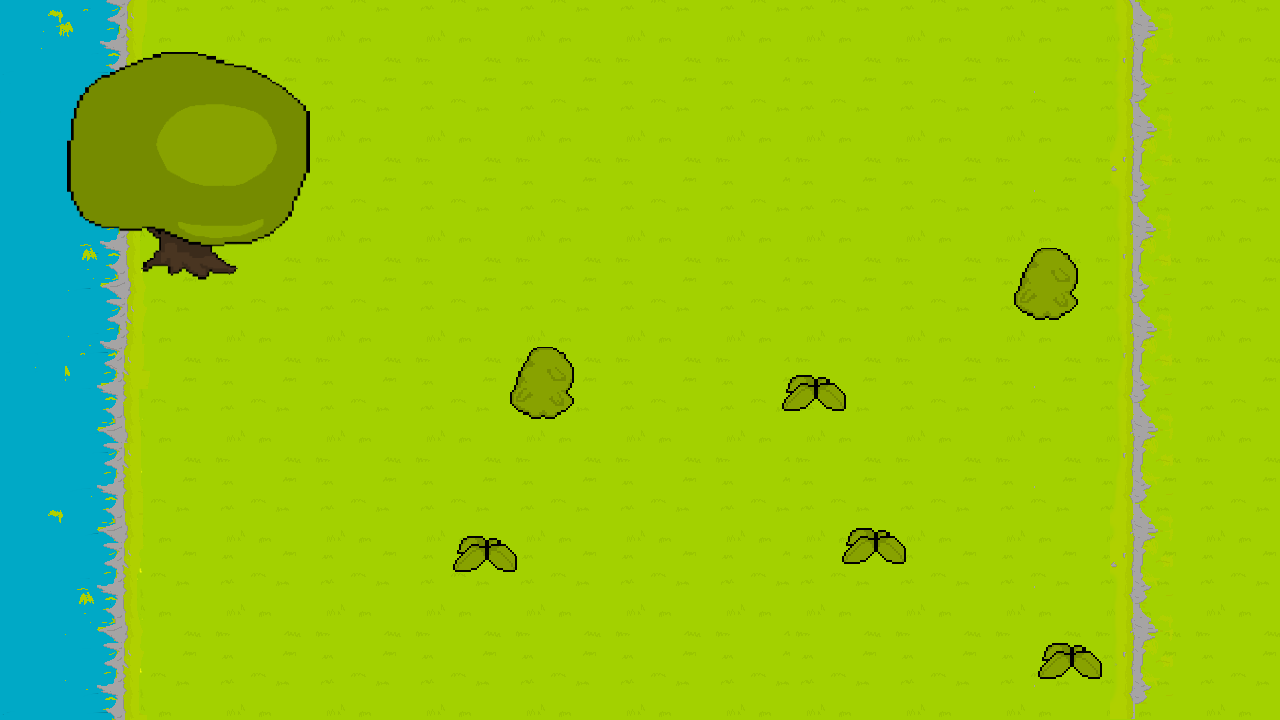
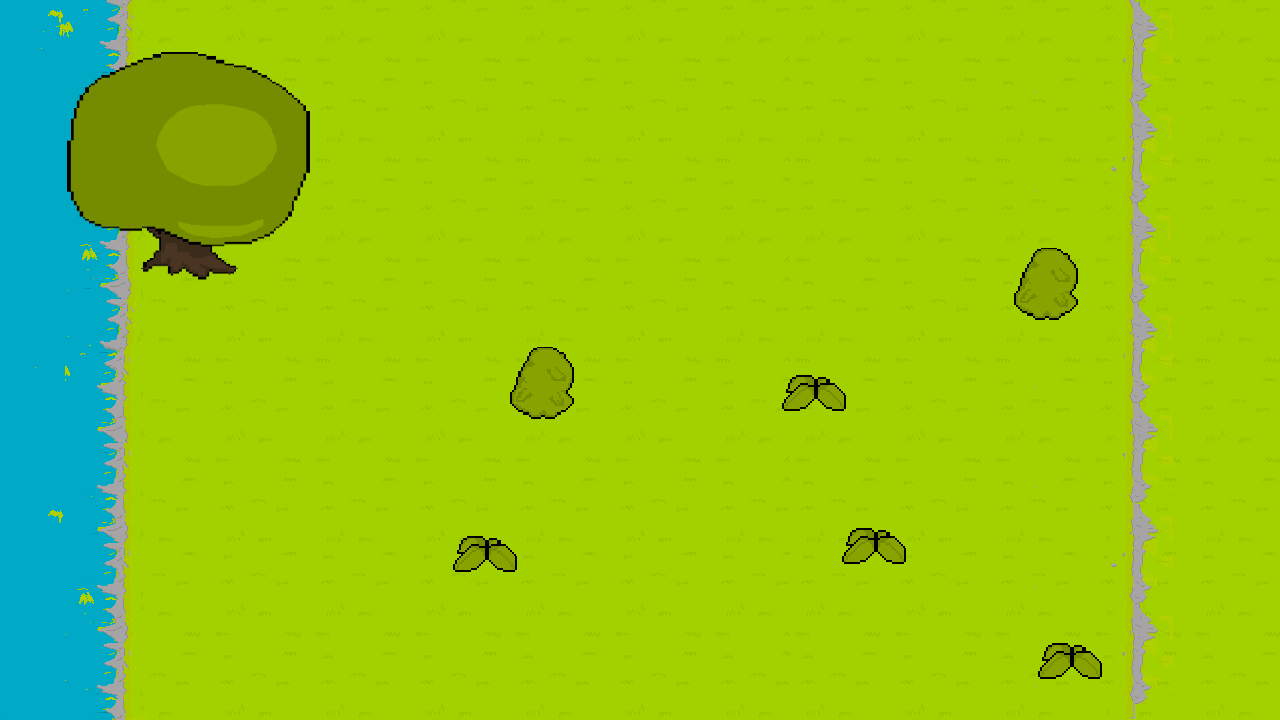
Layered file, before and after one edit (1280 × 720). Changes by layer:
painted on "direita" over [129, 0, 1129, 719]
painted on "esquerda" over [137, 0, 150, 709]
painted on "Tile-E7.png" over [134, 688, 138, 698]
